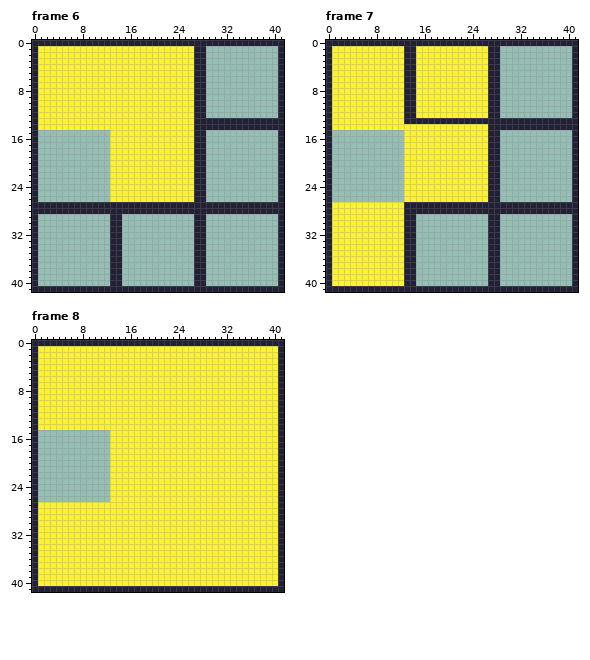
One commit to this pixel-art file: Assets/Visuals/Sprites/Loot2.aseprite. Above: the version before the commit.
42x42 pixels, 8 frames. Shown: frame 6, frame 7, frame 8. The commit also changed other frames, which this record leaves out.
After:
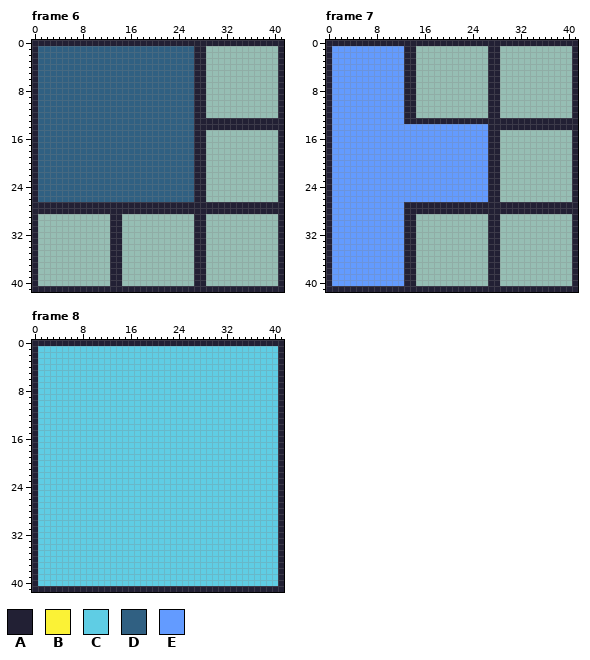
Palette (. is transparent): A #222034  B #fbf236  C #5fcde4  D #306082  E #639bff
Changes in this commit:
Changed rows in their new state; - is an unchanged pixel.
Frame 6, layer "SQUARES":
first column x 1:
 1 DDDDDDDDDDDDDDDDDDDDDDDDDD
 2 DDDDDDDDDDDDDDDDDDDDDDDDDD
 3 DDDDDDDDDDDDDDDDDDDDDDDDDD
 4 DDDDDDDDDDDDDDDDDDDDDDDDDD
 5 DDDDDDDDDDDDDDDDDDDDDDDDDD
 6 DDDDDDDDDDDDDDDDDDDDDDDDDD
 7 DDDDDDDDDDDDDDDDDDDDDDDDDD
 8 DDDDDDDDDDDDDDDDDDDDDDDDDD
 9 DDDDDDDDDDDDDDDDDDDDDDDDDD
10 DDDDDDDDDDDDDDDDDDDDDDDDDD
11 DDDDDDDDDDDDDDDDDDDDDDDDDD
12 DDDDDDDDDDDDDDDDDDDDDDDDDD
13 DDDDDDDDDDDDDDDDDDDDDDDDDD
14 DDDDDDDDDDDDDDDDDDDDDDDDDD
15 DDDDDDDDDDDDDDDDDDDDDDDDDD
16 DDDDDDDDDDDDDDDDDDDDDDDDDD
17 DDDDDDDDDDDDDDDDDDDDDDDDDD
18 DDDDDDDDDDDDDDDDDDDDDDDDDD
19 DDDDDDDDDDDDDDDDDDDDDDDDDD
20 DDDDDDDDDDDDDDDDDDDDDDDDDD
21 DDDDDDDDDDDDDDDDDDDDDDDDDD
22 DDDDDDDDDDDDDDDDDDDDDDDDDD
23 DDDDDDDDDDDDDDDDDDDDDDDDDD
24 DDDDDDDDDDDDDDDDDDDDDDDDDD
25 DDDDDDDDDDDDDDDDDDDDDDDDDD
26 DDDDDDDDDDDDDDDDDDDDDDDDDD
Frame 7, layer "SQUARES":
first column x 1:
 1 EEEEEEEEEEEE--............
 2 EEEEEEEEEEEE--............
 3 EEEEEEEEEEEE--............
 4 EEEEEEEEEEEE--............
 5 EEEEEEEEEEEE--............
 6 EEEEEEEEEEEE--............
 7 EEEEEEEEEEEE--............
 8 EEEEEEEEEEEE--............
 9 EEEEEEEEEEEE--............
10 EEEEEEEEEEEE--............
11 EEEEEEEEEEEE--............
12 EEEEEEEEEEEE--............
13 EEEEEEEEEEEE--------------
14 EEEEEEEEEEEEEEEEEEEEEEEEEE
15 EEEEEEEEEEEEEEEEEEEEEEEEEE
16 EEEEEEEEEEEEEEEEEEEEEEEEEE
17 EEEEEEEEEEEEEEEEEEEEEEEEEE
18 EEEEEEEEEEEEEEEEEEEEEEEEEE
19 EEEEEEEEEEEEEEEEEEEEEEEEEE
20 EEEEEEEEEEEEEEEEEEEEEEEEEE
21 EEEEEEEEEEEEEEEEEEEEEEEEEE
22 EEEEEEEEEEEEEEEEEEEEEEEEEE
23 EEEEEEEEEEEEEEEEEEEEEEEEEE
24 EEEEEEEEEEEEEEEEEEEEEEEEEE
25 EEEEEEEEEEEEEEEEEEEEEEEEEE
26 EEEEEEEEEEEEEEEEEEEEEEEEEE
27 EEEEEEEEEEEE--------------
28 EEEEEEEEEEEE--------------
29 EEEEEEEEEEEE--------------
30 EEEEEEEEEEEE--------------
31 EEEEEEEEEEEE--------------
32 EEEEEEEEEEEE--------------
33 EEEEEEEEEEEE--------------
34 EEEEEEEEEEEE--------------
35 EEEEEEEEEEEE--------------
36 EEEEEEEEEEEE--------------
37 EEEEEEEEEEEE--------------
38 EEEEEEEEEEEE--------------
39 EEEEEEEEEEEE--------------
40 EEEEEEEEEEEE--------------
Frame 8, layer "SQUARES":
first column x 1:
 1 CCCCCCCCCCCCCCCCCCCCCCCCCCCCCCCCCCCCCCCC
 2 CCCCCCCCCCCCCCCCCCCCCCCCCCCCCCCCCCCCCCCC
 3 CCCCCCCCCCCCCCCCCCCCCCCCCCCCCCCCCCCCCCCC
 4 CCCCCCCCCCCCCCCCCCCCCCCCCCCCCCCCCCCCCCCC
 5 CCCCCCCCCCCCCCCCCCCCCCCCCCCCCCCCCCCCCCCC
 6 CCCCCCCCCCCCCCCCCCCCCCCCCCCCCCCCCCCCCCCC
 7 CCCCCCCCCCCCCCCCCCCCCCCCCCCCCCCCCCCCCCCC
 8 CCCCCCCCCCCCCCCCCCCCCCCCCCCCCCCCCCCCCCCC
 9 CCCCCCCCCCCCCCCCCCCCCCCCCCCCCCCCCCCCCCCC
10 CCCCCCCCCCCCCCCCCCCCCCCCCCCCCCCCCCCCCCCC
11 CCCCCCCCCCCCCCCCCCCCCCCCCCCCCCCCCCCCCCCC
12 CCCCCCCCCCCCCCCCCCCCCCCCCCCCCCCCCCCCCCCC
13 CCCCCCCCCCCCCCCCCCCCCCCCCCCCCCCCCCCCCCCC
14 CCCCCCCCCCCCCCCCCCCCCCCCCCCCCCCCCCCCCCCC
15 CCCCCCCCCCCCCCCCCCCCCCCCCCCCCCCCCCCCCCCC
16 CCCCCCCCCCCCCCCCCCCCCCCCCCCCCCCCCCCCCCCC
17 CCCCCCCCCCCCCCCCCCCCCCCCCCCCCCCCCCCCCCCC
18 CCCCCCCCCCCCCCCCCCCCCCCCCCCCCCCCCCCCCCCC
19 CCCCCCCCCCCCCCCCCCCCCCCCCCCCCCCCCCCCCCCC
20 CCCCCCCCCCCCCCCCCCCCCCCCCCCCCCCCCCCCCCCC
21 CCCCCCCCCCCCCCCCCCCCCCCCCCCCCCCCCCCCCCCC
22 CCCCCCCCCCCCCCCCCCCCCCCCCCCCCCCCCCCCCCCC
23 CCCCCCCCCCCCCCCCCCCCCCCCCCCCCCCCCCCCCCCC
24 CCCCCCCCCCCCCCCCCCCCCCCCCCCCCCCCCCCCCCCC
25 CCCCCCCCCCCCCCCCCCCCCCCCCCCCCCCCCCCCCCCC
26 CCCCCCCCCCCCCCCCCCCCCCCCCCCCCCCCCCCCCCCC
27 CCCCCCCCCCCCCCCCCCCCCCCCCCCCCCCCCCCCCCCC
28 CCCCCCCCCCCCCCCCCCCCCCCCCCCCCCCCCCCCCCCC
29 CCCCCCCCCCCCCCCCCCCCCCCCCCCCCCCCCCCCCCCC
30 CCCCCCCCCCCCCCCCCCCCCCCCCCCCCCCCCCCCCCCC
31 CCCCCCCCCCCCCCCCCCCCCCCCCCCCCCCCCCCCCCCC
32 CCCCCCCCCCCCCCCCCCCCCCCCCCCCCCCCCCCCCCCC
33 CCCCCCCCCCCCCCCCCCCCCCCCCCCCCCCCCCCCCCCC
34 CCCCCCCCCCCCCCCCCCCCCCCCCCCCCCCCCCCCCCCC
35 CCCCCCCCCCCCCCCCCCCCCCCCCCCCCCCCCCCCCCCC
36 CCCCCCCCCCCCCCCCCCCCCCCCCCCCCCCCCCCCCCCC
37 CCCCCCCCCCCCCCCCCCCCCCCCCCCCCCCCCCCCCCCC
38 CCCCCCCCCCCCCCCCCCCCCCCCCCCCCCCCCCCCCCCC
39 CCCCCCCCCCCCCCCCCCCCCCCCCCCCCCCCCCCCCCCC
40 CCCCCCCCCCCCCCCCCCCCCCCCCCCCCCCCCCCCCCCC
Pixel boxes of the changes (left, top, right, bottom) in both pictures:
changed: (38, 46, 194, 202)
changed: (332, 46, 488, 286)
changed: (38, 346, 278, 586)
